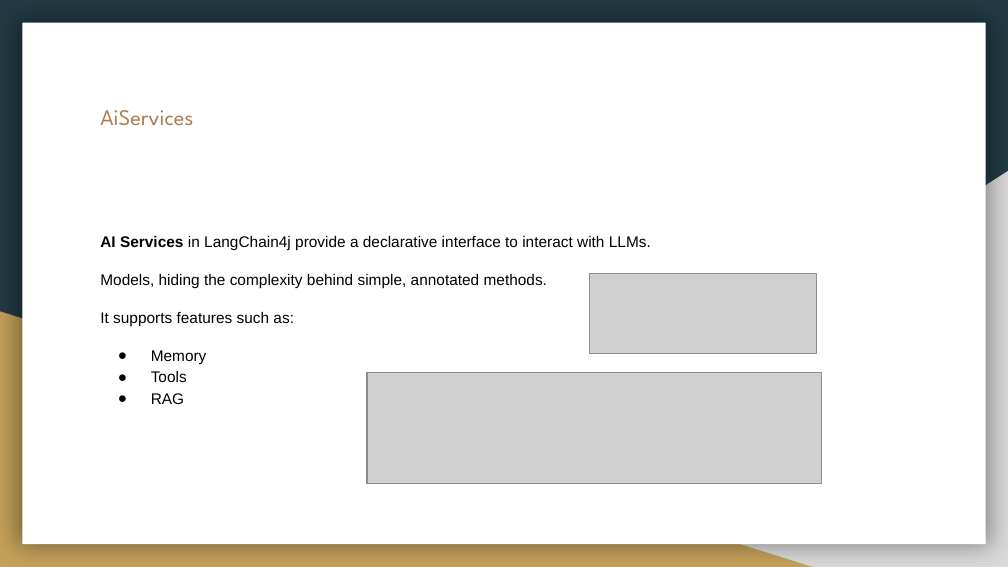
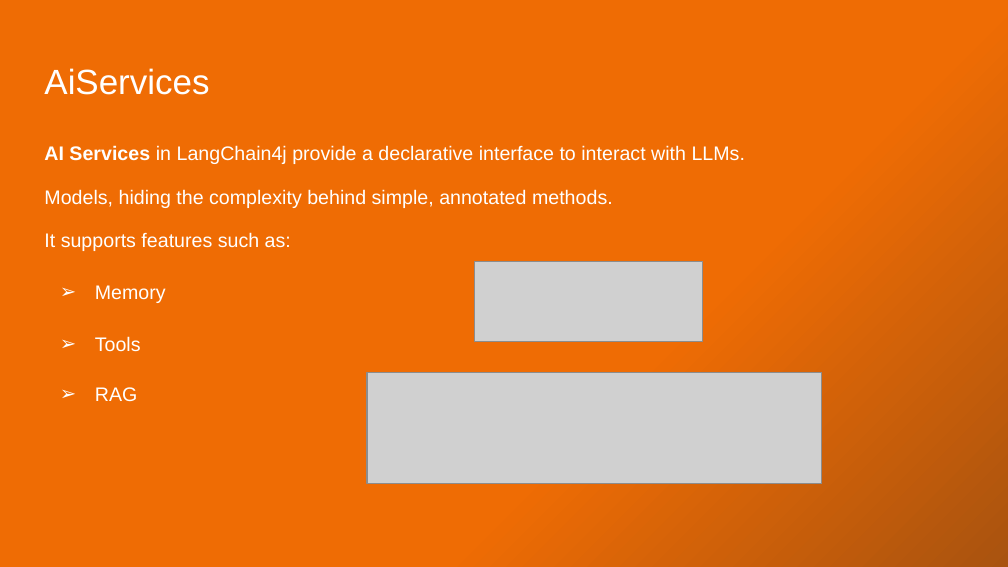
Before and after one commit to xkondix/aiSandbox-JAVA-SPIRNG, a slide deck: slide 14 of assets/LangChain4j with Spring Boot.pptx (slide 15 before the commit). Drawn at 1008x567 pixels with LibreOffice and Linux fonts; fonts in the diff are those of the drawing; grey boxes stand for pictures. Boxes give left, top, right and bottom in pixels: in the first picture for what was removed or moved away, otherwise in the second. Text is boxed around its words. In the diff, an @@ line names an element or a change of style, - is before the commit and + after.

```diff
--- a/assets/LangChain4j with Spring Boot.pptx
+++ b/assets/LangChain4j with Spring Boot.pptx
@@ background #233A44 to gradient #EF6C04 to #A9530F @@
@@ rectangle removed at [22, 23, 986, 544] @@
@@ title "AiServices": place and size @@
-title "AiServices" at [100, 110, 193, 126]
+title "AiServices" at [44, 68, 209, 95]
@@ title "AiServices" at [44, 68, 209, 95]: size 16 to 25 pt, font League Spartan to Arial, text colour #AF7B51 to #FFFFFF @@
@@ text "AI Services in LangChain4j provide ...": place and size @@
-text "AI Services in LangChain4j provide ..." at [100, 236, 651, 404]
+text "AI Services in LangChain4j provide ..." at [44, 145, 745, 402]
@@ text "AI Services in LangChain4j provide ..." at [44, 145, 745, 402]: size 11 to 14 pt, text colour #000000 to #FFFFFF; bullet ● to ➢; line spacing 1.15 to 1.5; bullet colour #000000 to #FFFFFF; more space between paragraphs @@
@@ right triangle removed at [395, 171, 1008, 567] @@
@@ picture: place and size @@
-picture at [589, 274, 816, 355]
+picture at [475, 261, 703, 342]
@@ right triangle removed at [0, 311, 812, 567] @@
```
Also in this commit, not shown: 18 other slides changed, 21 slides added, 7 slides removed, 8 other files.
